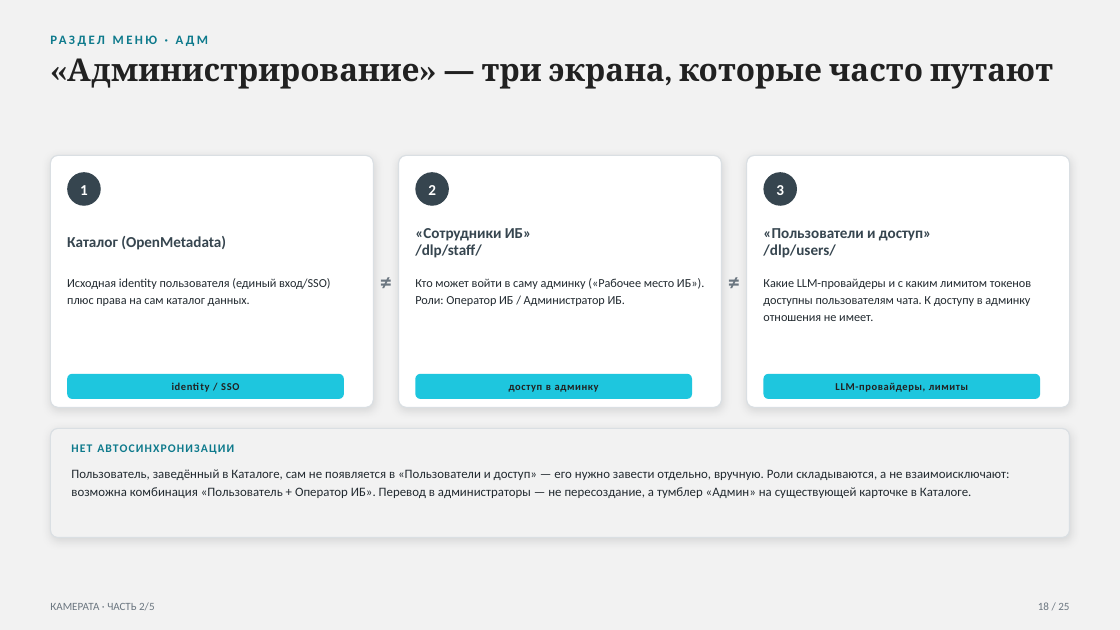
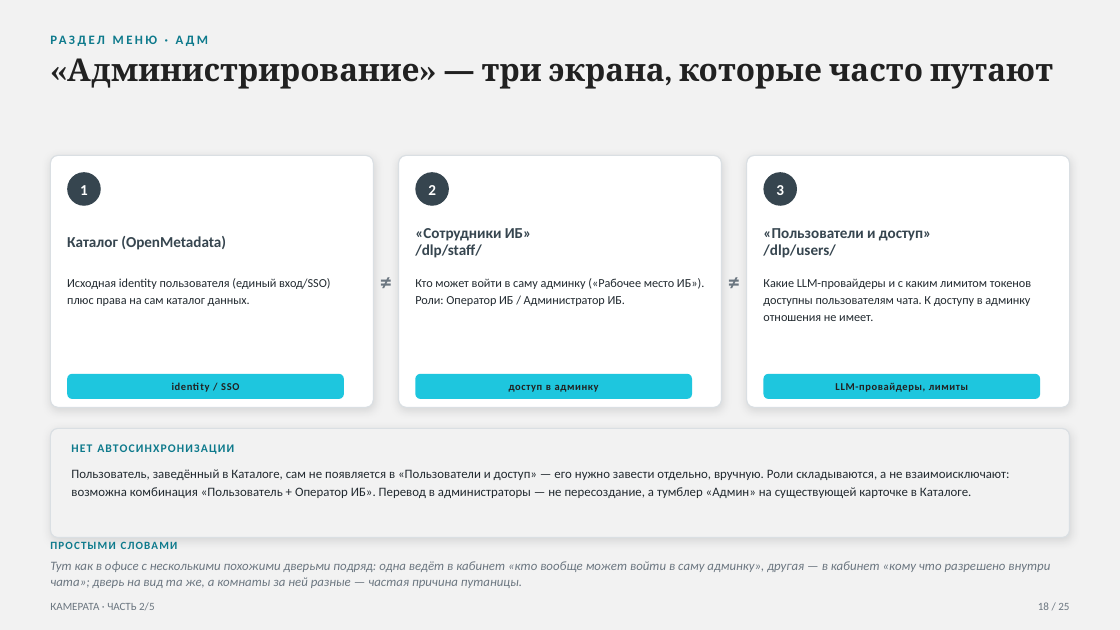
Before and after one commit to vladilslavandrosov-prog/job-RAG, a slide deck: slide 18 of docs/presentations/02-platforma-arhitektura.pptx. Drawn at 1120x630 pixels with LibreOffice and Linux fonts; fonts in the diff are those of the drawing. Boxes give left, top, right and bottom in pixels: in the first picture for what was removed or moved away, otherwise in the second. Text is boxed around its words. In the diff, an @@ line names an element or a change of style, - is before the commit and + after.

```diff
--- a/docs/presentations/02-platforma-arhitektura.pptx
+++ b/docs/presentations/02-platforma-arhitektura.pptx
@@ text added at <box>50,539,1070,555</box>, 9.5 pt, text #0E7A8C, bold @@
+ПРОСТЫМИ СЛОВАМИ
@@ text added at <box>50,561,1050,588</box>, 11 pt, text #6B7680, italic @@
+Тут как в офисе с несколькими похожими дверьми подряд: одна ведёт в кабинет «кто вообще может войти в саму админку», другая — в кабинет «кому что разрешено внутри чата»; дверь на вид та же, а комнаты за ней разные — частая причина путаницы.
```
Also in this commit, not shown: 10 other slides changed.
